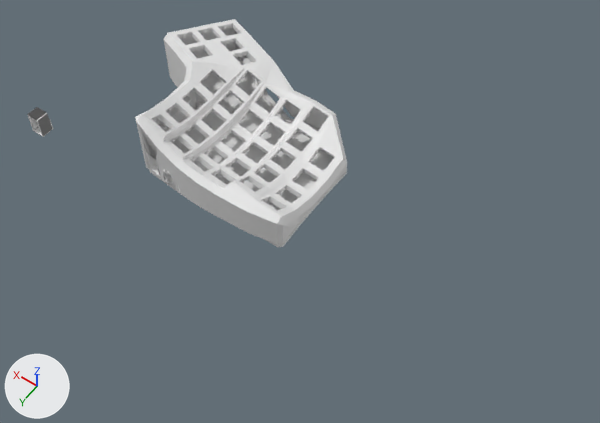
Renders of the Blender file left.blend from each side of a commit.
One viewpoint serves both versions: a 50 mm lens placed at (-284.0, 334.0, 478.0), pointed at (-64.0, 25.0, -7.0). Lighting does not change. The marker at lower left points along +X, +Y and +Z.

Names of what the first picture shows: 'Left_bottom_plate', 'left'.
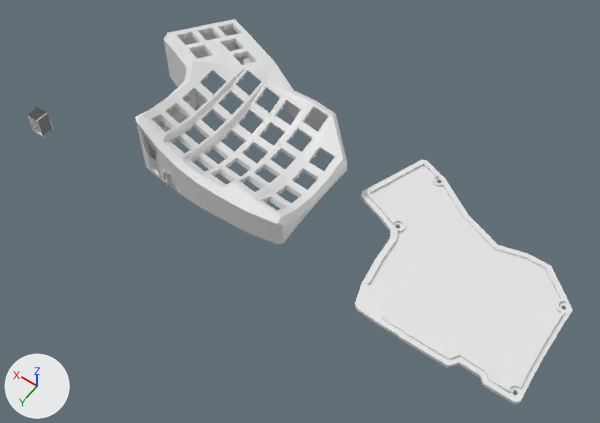
Changed parts and their boxes (x1, y1, x2, y2) in the pictures (600 x 423 px):
'Left_bottom_plate', moved
    before: (149, 50, 347, 247)
    after: (355, 160, 573, 404)

What changed in the scene script:
```text
Change ob_left_bottom_plate:
    ob_left_bottom_plate.location: (0.0, 0.0, -3.6) -> (-189.5, 0.0, -23.8)
```
